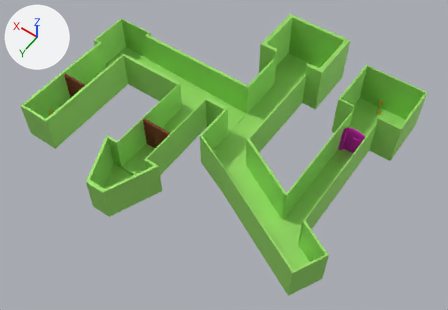
Two versions of the glTF model maze.glb, one commit apart.
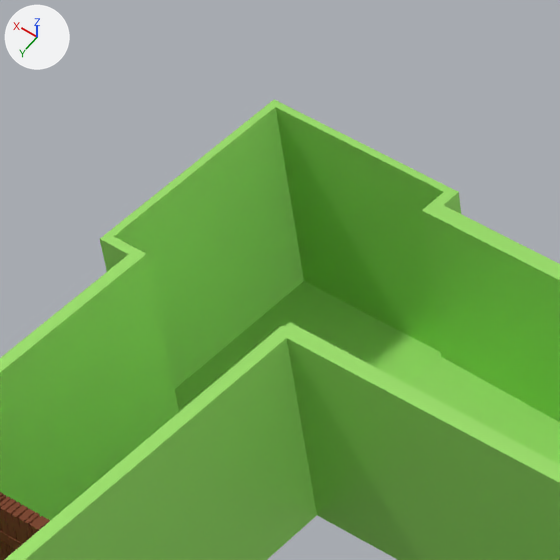
Old and new are each drawn whole from a camera (50 mm lens) standing at (-30.3, 62.8, 69.0) and looking at (0.8, 19.3, 0.6) and again close up on the part from 17% to 37% of the width and 1% to 29% of the height. The axes (+X, +Y, +Z) are drawn at upper left. The lights are the same throughout.

In view in the first close-up: 'door_1', 'maze'.
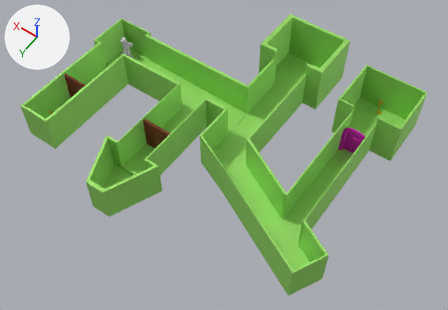
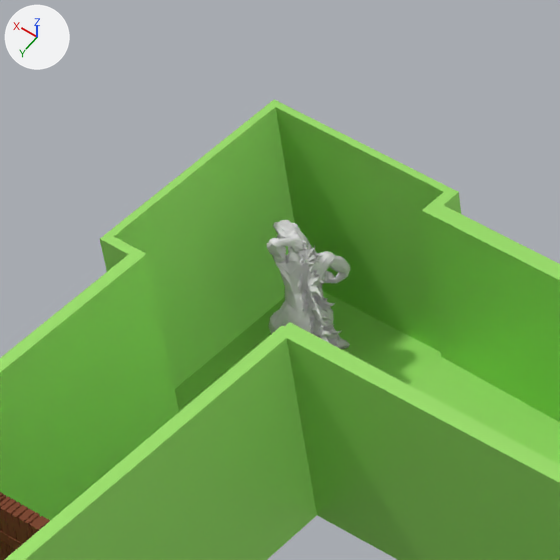
Where the change shows, as pixel boxes [x1, y1, x2, y2] in the close-ups (560 x 560 px):
'turnstile_1', added
    after: [267, 220, 351, 349]

The edits, one by one:
Mesh me_arena is new.
It has 3782 vertices, 6786 faces and spans x -3.86..1.11, y -1.11..1.12, z -2.76..1.46.
Object 'turnstile_1' (ob_turnstile_1) is new; it shows me_arena.
Its location is (24.61, 12.11, 2.86).
